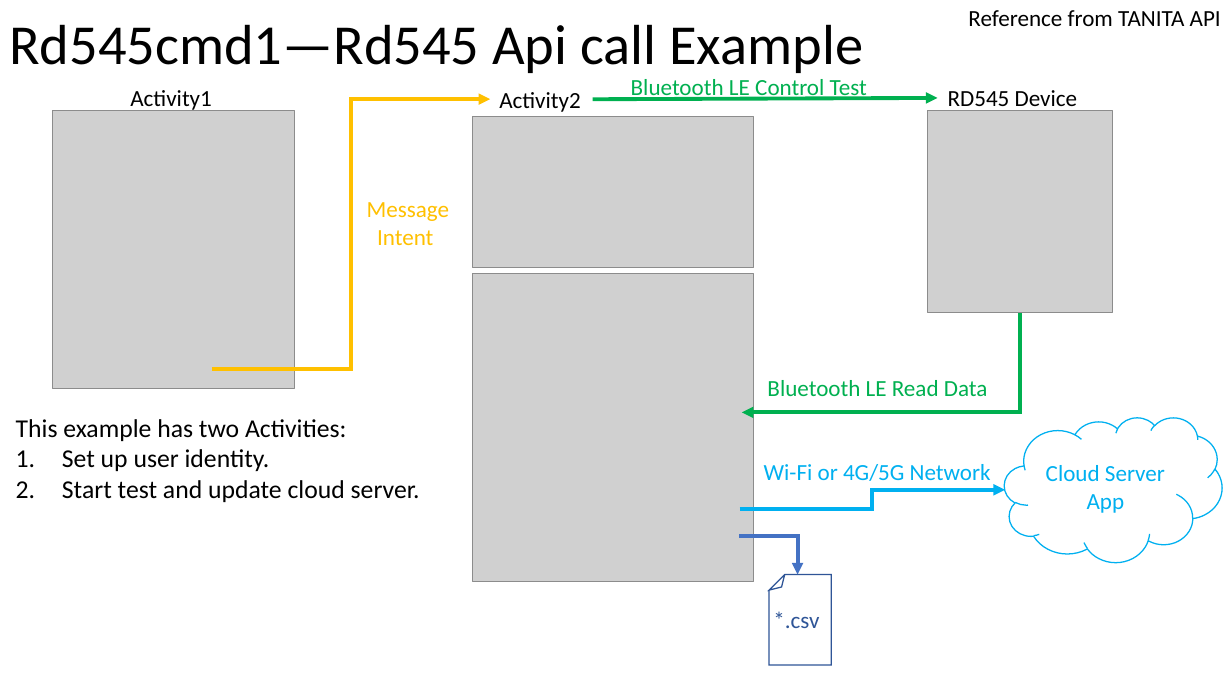
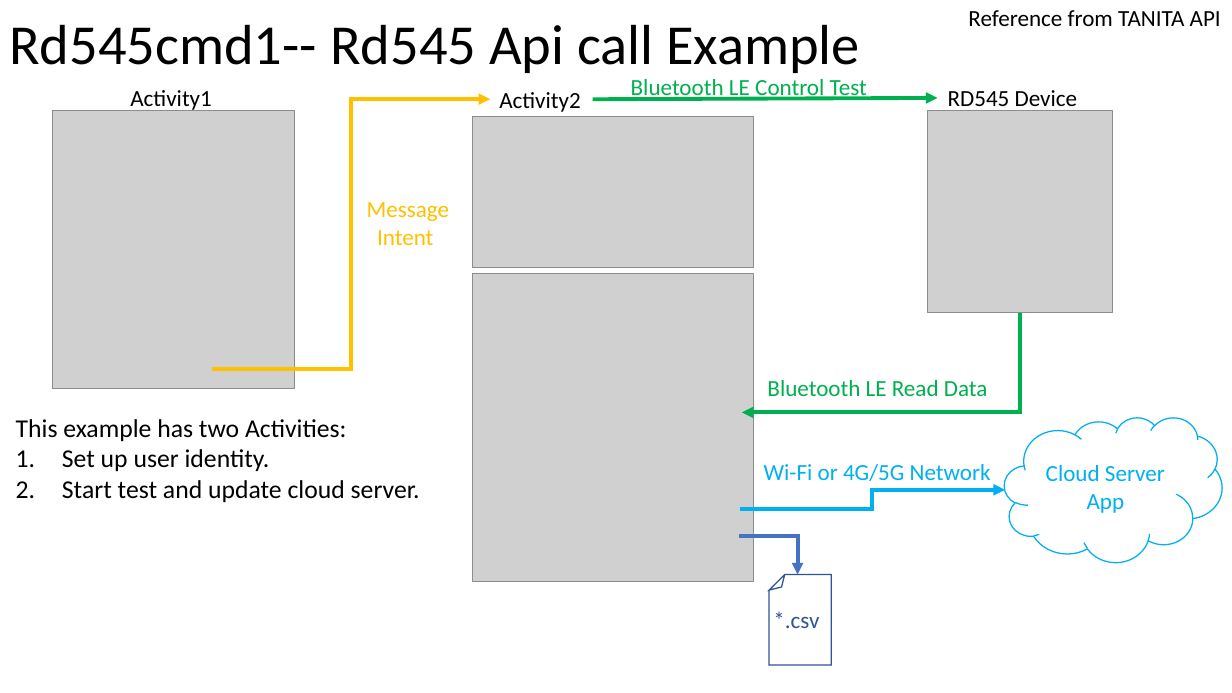
Before and after one commit to Chen-Wi-Ki/QRcode_RD545_System, a slide deck: slide 5 of Teach.pptx (slide 4 before the commit). Drawn at 1232x693 pixels with LibreOffice and Linux fonts; fonts in the diff are those of the drawing; grey boxes stand for pictures. Boxes give left, top, right and bottom in pixels: in the first picture for what was removed or moved away, otherwise in the second. Text is boxed around its words. In the diff, an @@ line names an element or a change of style, - is before the commit and + after.

```diff
--- a/Teach.pptx
+++ b/Teach.pptx
@@ title at (9, 24, 860, 73): text changed @@
-Rd545cmd1—Rd545 Api call Example
+Rd545cmd1-- Rd545 Api call Example
```
Also in this commit, not shown: 4 slides added, 2 other files.
